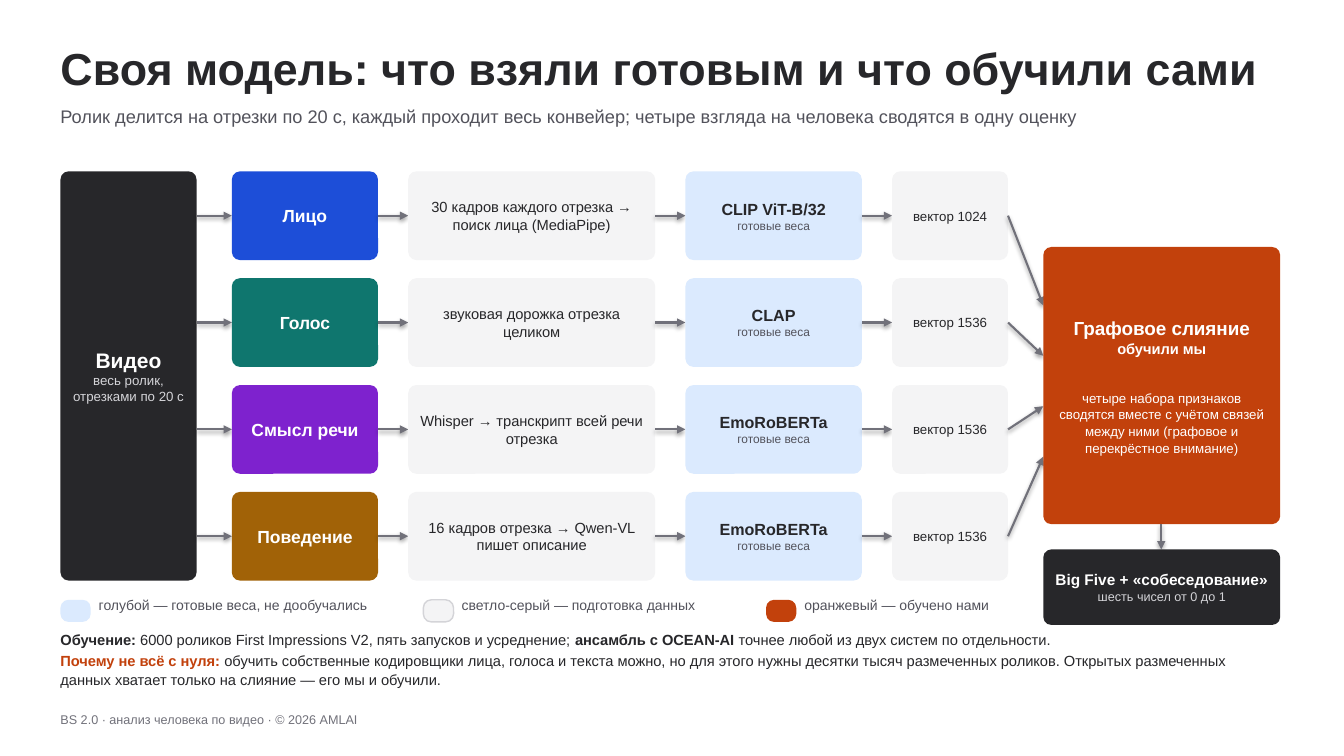
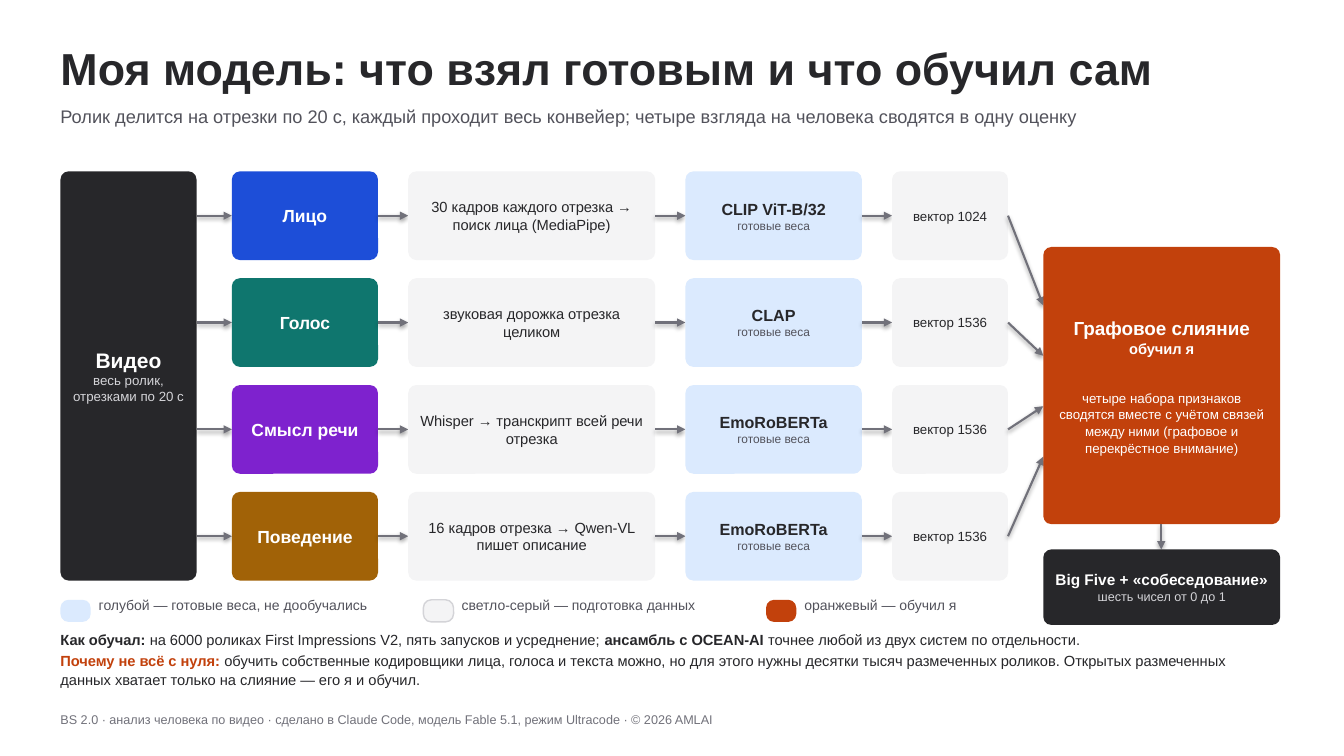
Before and after one commit to AML1969/bigfive-video, a slide deck: slide 2 of BS2_проект_5_слайдов.pptx. Drawn at 1344x756 pixels with LibreOffice and Linux fonts; fonts in the diff are those of the drawing. Boxes give left, top, right and bottom in pixels: in the first picture for what was removed or moved away, otherwise in the second. Text is boxed around its words. In the diff, an @@ line names an element or a change of style, - is before the commit and + after.

```diff
--- a/BS2_проект_5_слайдов.pptx
+++ b/BS2_проект_5_слайдов.pptx
@@ text at [60, 52, 1153, 94]: text changed @@
-Своя модель: что взяли готовым и что обучили сами
+Моя модель: что взял готовым и что обучил сам
@@ text at [1129, 343, 1195, 357]: text changed @@
-обучили мы
+обучил я
@@ text at [804, 599, 957, 613]: text changed @@
-оранжевый — обучено нами
+оранжевый — обучил я
@@ text at [60, 634, 1225, 688]: text changed @@
-Обучение: 6000 роликов First Impressions V2, пять запусков и усреднение; ансамбль с OCEAN-AI точнее любой из двух систем по отдельности.
-Почему не всё с нуля: обучить собственные кодировщики лица, голоса и текста можно, но для этого нужны десятки тысяч размеченных роликов. Открытых размеченных данных хватает только на слияние — его мы и обучили.
+Как обучал: на 6000 роликах First Impressions V2, пять запусков и усреднение; ансамбль с OCEAN-AI точнее любой из двух систем по отдельности.
+Почему не всё с нуля: обучить собственные кодировщики лица, голоса и текста можно, но для этого нужны десятки тысяч размеченных роликов. Открытых размеченных данных хватает только на слияние — его я и обучил.
@@ text at [60, 715, 713, 727]: text changed @@
-BS 2.0 · анализ человека по видео · © 2026 AMLAI
+BS 2.0 · анализ человека по видео · сделано в Claude Code, модель Fable 5.1, режим Ultracode · © 2026 AMLAI
```
Also in this commit, not shown: 4 other slides changed.
